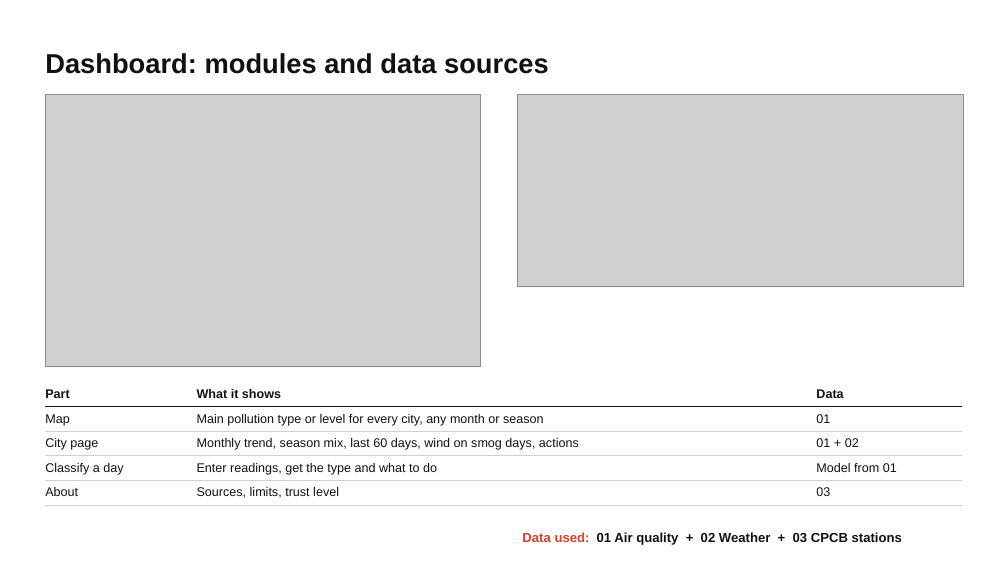
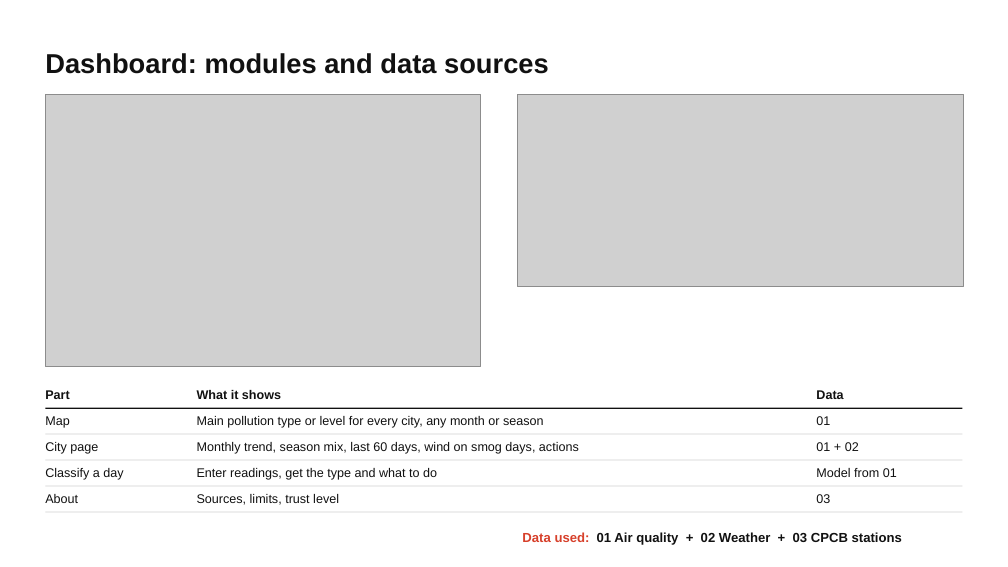
Before and after one commit to tanmayg122/india-air-pollution-tracker, a slide deck: slide 22 of presentation/Tanmay_24151020_Air_Pollution_Types.pptx. Drawn at 1008x567 pixels with LibreOffice and Linux fonts; fonts in the diff are those of the drawing; grey boxes stand for pictures. Boxes give left, top, right and bottom in pixels: in the first picture for what was removed or moved away, otherwise in the second. Text is boxed around its words. In the diff, an @@ line names an element or a change of style, - is before the commit and + after.

```diff
--- a/presentation/Tanmay_24151020_Air_Pollution_Types.pptx
+++ b/presentation/Tanmay_24151020_Air_Pollution_Types.pptx
@@ table removed at (45,382,963,502), 5 rows, 3 columns @@
-Part | What it shows | Data
-Map | Main pollution type or level for every city, any month or season | 01
-City page | Monthly trend, season mix, last 60 days, wind on smog days, actions | 01 + 02
-Classify a day | Enter readings, get the type and what to do | Model from 01
-About | Sources, limits, trust level | 03
@@ rectangle added at (45,408,963,409), fill #111111 @@
@@ text added at (45,416,69,428), 12 pt, text #111111 @@
+Map
@@ text added at (197,416,544,428), 12 pt, text #111111 @@
+Main pollution type or level for every city, any month or season
@@ text added at (816,416,830,425), 12 pt, text #111111 @@
+01
@@ rectangle added at (45,434,963,435), fill #CFCFCF @@
@@ text added at (45,442,98,454), 12 pt, text #111111 @@
+City page
@@ text added at (197,442,579,454), 12 pt, text #111111 @@
+Monthly trend, season mix, last 60 days, wind on smog days, actions
@@ text added at (816,442,859,451), 12 pt, text #111111 @@
+01 + 02
@@ rectangle added at (45,460,963,461), fill #CFCFCF @@
@@ text added at (45,468,123,480), 12 pt, text #111111 @@
+Classify a day
@@ text added at (197,468,437,480), 12 pt, text #111111 @@
+Enter readings, get the type and what to do
@@ text added at (816,468,897,477), 12 pt, text #111111 @@
+Model from 01
@@ rectangle added at (45,485,963,486), fill #CFCFCF @@
@@ text added at (45,494,78,503), 12 pt, text #111111 @@
+About
@@ text added at (197,494,339,505), 12 pt, text #111111 @@
+Sources, limits, trust level
@@ text added at (816,494,830,503), 12 pt, text #111111 @@
+03
@@ rectangle added at (45,512,963,513), fill #CFCFCF @@
```
Also in this commit, not shown: 20 other slides changed, 1 other file.
